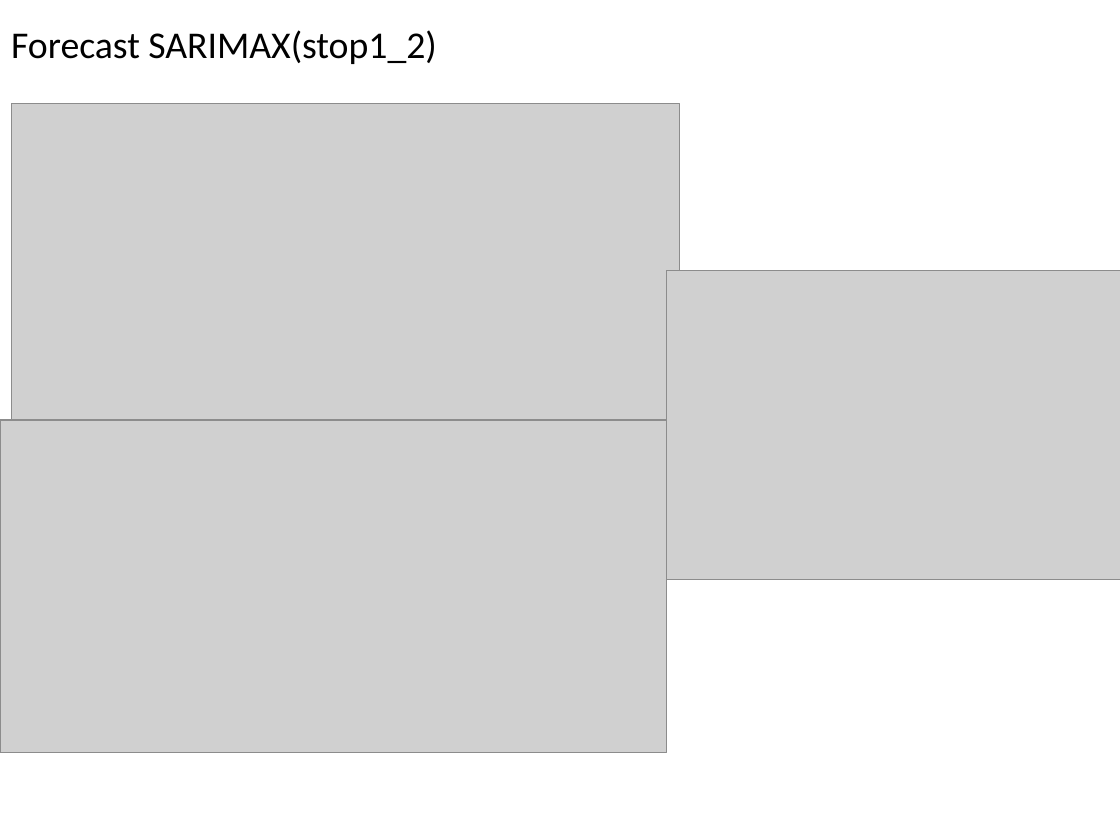
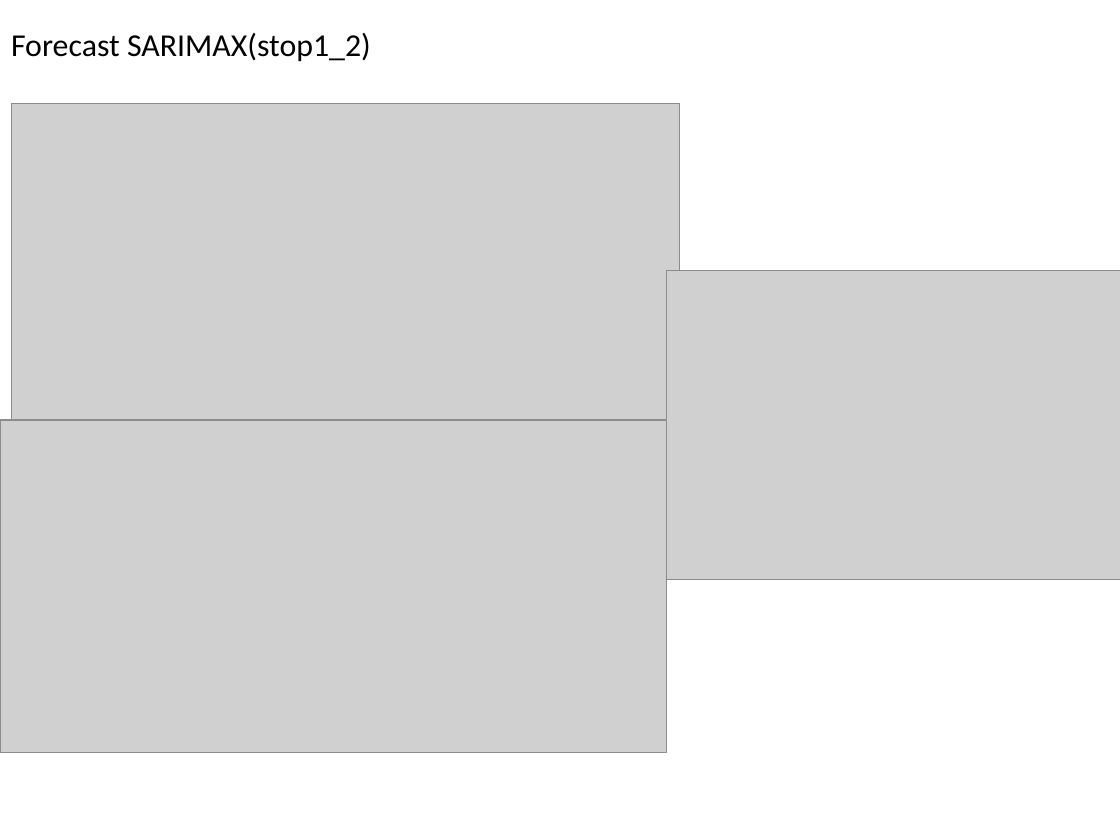
Before and after one commit to mic00s/Summer-School-2023, a slide deck: slide 14 of case.solution_2.pptx. Drawn at 1120x840 pixels with LibreOffice and Linux fonts; fonts in the diff are those of the drawing; grey boxes stand for pictures. Boxes give left, top, right and bottom in pixels: in the first picture for what was removed or moved away, otherwise in the second. Text is boxed around its words. In the diff, an @@ line names an element or a change of style, - is before the commit and + after.

```diff
--- a/case.solution_2.pptx
+++ b/case.solution_2.pptx
@@ title "Forecast SARIMAX(stop1_2)" at (x1=11, y1=33, x2=371, y2=61): size 24.3 to 20.5 pt @@
```
Also in this commit, not shown: 3 other slides changed, 5 slides added, 5 slides removed.
